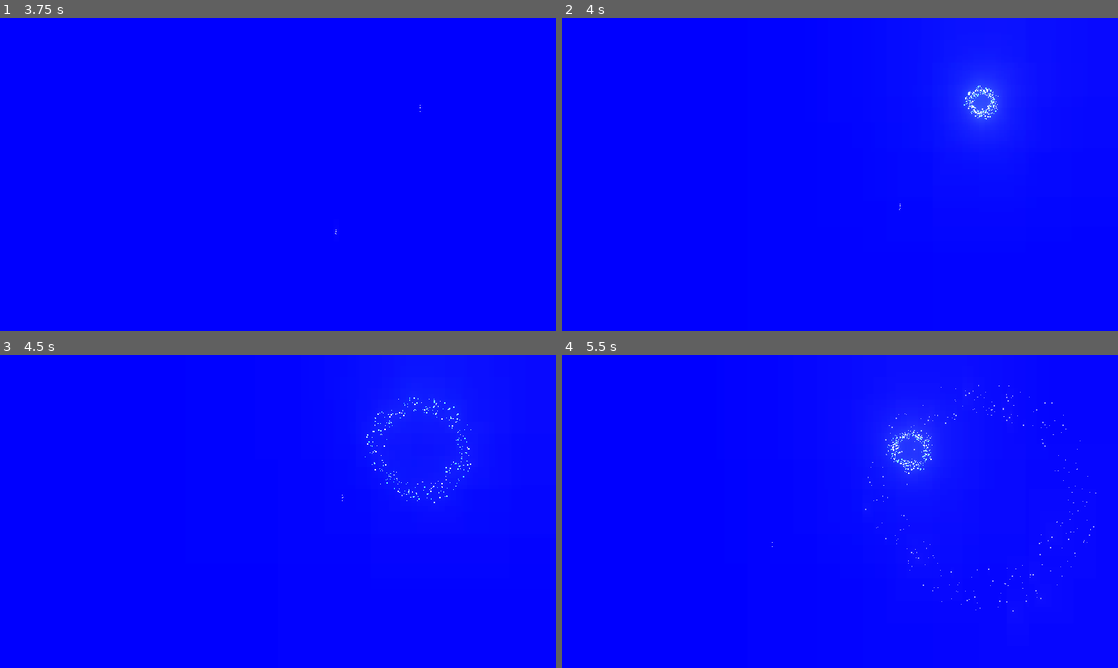
Above: before the commit, frames 1-4 (two rows, left to right).
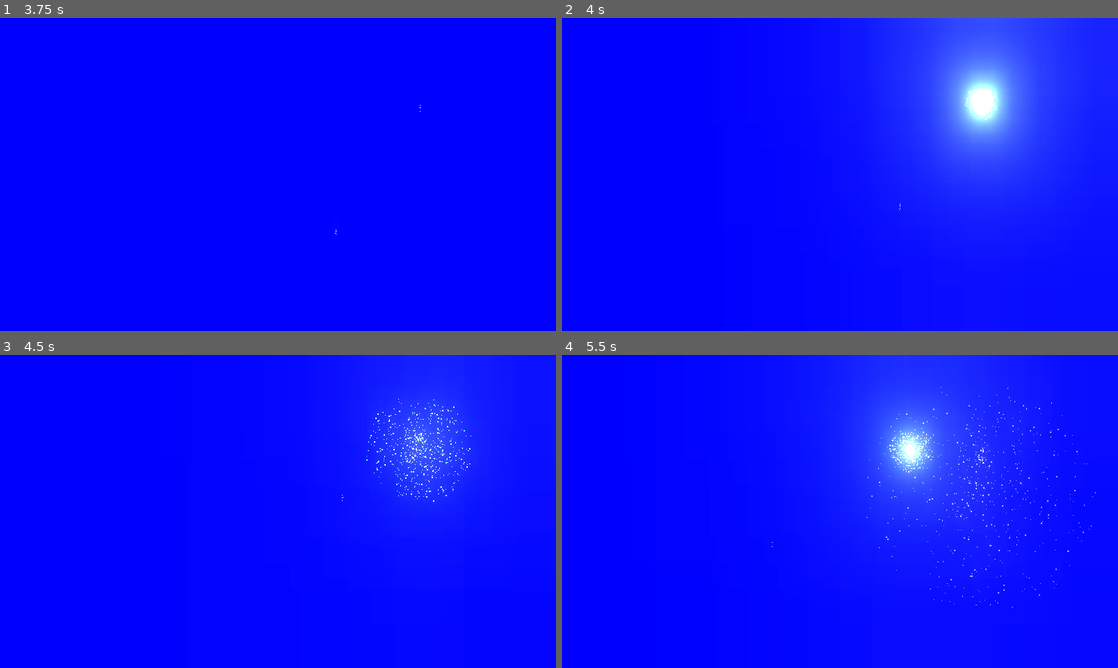
Above: after the commit, the same moments.

Repository: hinek/fireworks2020
Game: Godot game, scene res://PlayFireworks.tscn
The game is run twice, just before and just after one commit, with the same random seed, the same clock (stepped at 60 frames per second) and the same inputs.
Inputs:
- Up to frame 1 (3.75 s): tap Enter at 0.5, 2, 3.5 s; tap Space at 1.25, 2.75 s
- Up to frame 2 (4 s): no input
- Up to frame 3 (4.5 s): no input
- Up to frame 4 (5.5 s): no input

Frame 1 is identical in both runs. In frame 2, 22% of the frame differs, in the area x 57-100%, y 0-64%; in frame 3, 3.0%; in frame 4, 13%.

Commit message:
Make an Explosion, that looks less like a ring

Diff:
--- /dev/null
+++ b/game/fireworks/Explosion2.tscn
@@ -0,0 +1,27 @@
+[gd_scene load_steps=3 format=2]
+
+[ext_resource path="res://fireworks/Explosion.gd" type="Script" id=1]
+
+[sub_resource type="Gradient" id=1]
+offsets = PoolRealArray( 0, 0.695364, 1 )
+colors = PoolColorArray( 1, 0, 0, 1, 1, 0, 0, 1, 1, 1, 1, 0 )
+
+[node name="Explosion" type="Node2D"]
+script = ExtResource( 1 )
+
+[node name="Particles" type="CPUParticles2D" parent="."]
+amount = 600
+lifetime = 2.0
+explosiveness = 0.95
+spread = 180.0
+initial_velocity = 200.0
+initial_velocity_random = 0.9
+damping = 50.0
+scale_amount = 3.0
+scale_amount_random = 1.0
+color_ramp = SubResource( 1 )
+hue_variation = 0.15
+hue_variation_random = 0.5
+__meta__ = {
+"_editor_description_": ""
+}
--- a/game/fireworks/Rocket.gd
+++ b/game/fireworks/Rocket.gd
@@ -7,7 +7,7 @@
 
 func _process(delta):
 	if linear_velocity.y > -100:
-		var explosion = load("res://fireworks/Explosion.tscn").instance()
+		var explosion = load("res://fireworks/Explosion2.tscn").instance()
 		explosion.position = position
 		get_parent().add_child(explosion)
 		queue_free()
